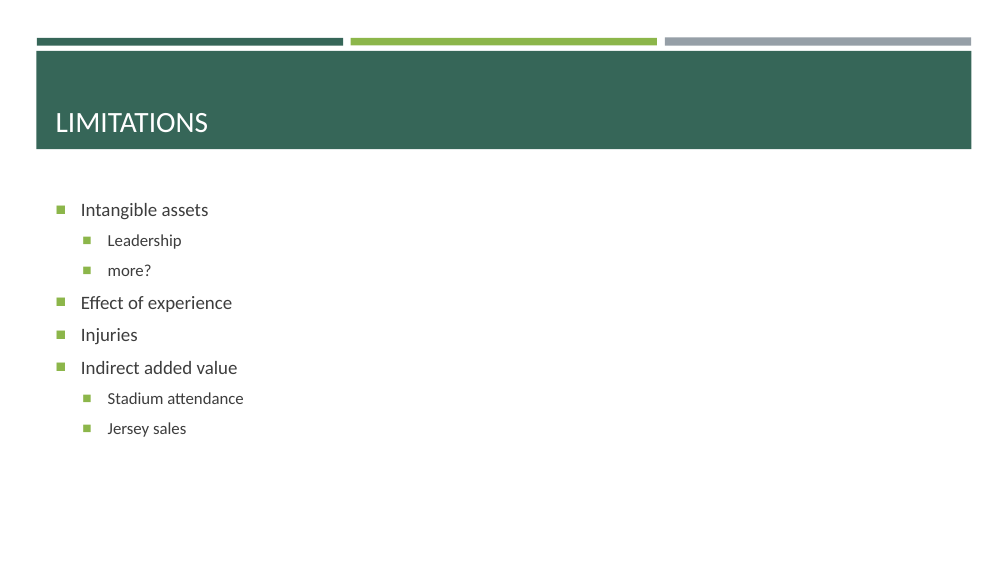
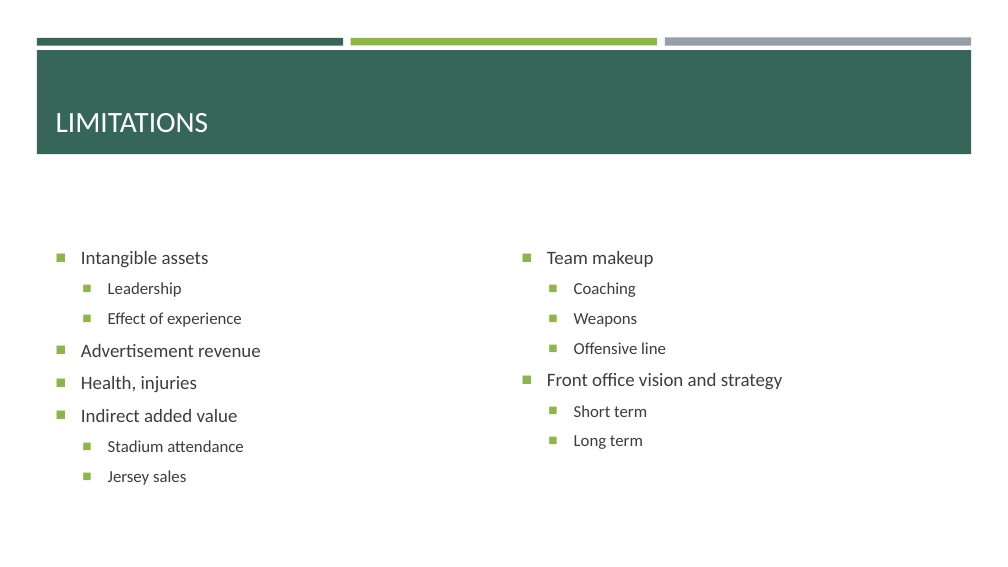
Before and after one commit to haverga/project_04, a slide deck: slide 4 of p4_slides.pptx. Drawn at 1008x567 pixels with LibreOffice and Linux fonts; fonts in the diff are those of the drawing. Boxes give left, top, right and bottom in pixels: in the first picture for what was removed or moved away, otherwise in the second. Text is boxed around its words. In the diff, an @@ line names an element or a change of style, - is before the commit and + after.

Commit message:
day of presentation

```diff
--- a/p4_slides.pptx
+++ b/p4_slides.pptx
@@ rectangle resized from (x1=36, y1=51, x2=972, y2=149) to (x1=37, y1=50, x2=972, y2=154) @@
@@ text "Intangible assets" moved from (x1=81, y1=203, x2=243, y2=437) to (x1=81, y1=251, x2=261, y2=485) @@
@@ text "Intangible assets" at (x1=81, y1=251, x2=261, y2=485): vertical alignment middle to top @@
@@ text at (x1=108, y1=264, x2=152, y2=276): paragraph removed @@
-  ■ more?
@@ text added at (x1=547, y1=251, x2=782, y2=449), 16 pt, text #3D3D3D @@
+■ Team makeup
+  ■ Coaching
+  ■ Weapons
+  ■ Offensive line
+■ Front office vision and strategy
+  ■ Short term
+  ■ Long term
@@ text at (x1=108, y1=312, x2=242, y2=327): size 18 to 16 pt in "Effect of experience"; list level 1 to 2 in "Effect of experience" @@
@@ text at (x1=81, y1=344, x2=261, y2=392): text changed @@
-■ Injuries
+■ Advertisement revenue
+■ Health, injuries
```
Also in this commit, not shown: 1 other slide changed.
